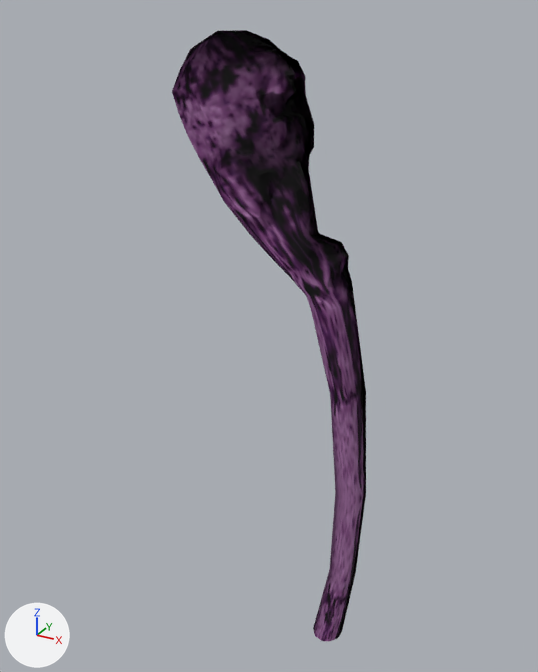
The glTF model public/assets/goldens/ps2_save-icons_silent-hill-4.glb: old version first, new version second.
Before and after are seen from a 50 mm camera at (1.65, -4.13, 4.45) aimed at (-0.69, 0.12, 2.32). Arrows for +X, +Y and +Z are at lower left; the lights stay in place. The picture after the commit comes second. Where no turn or scale is listed for an object, it has been applied to the vertices.

The first picture shows 'static.ico'.
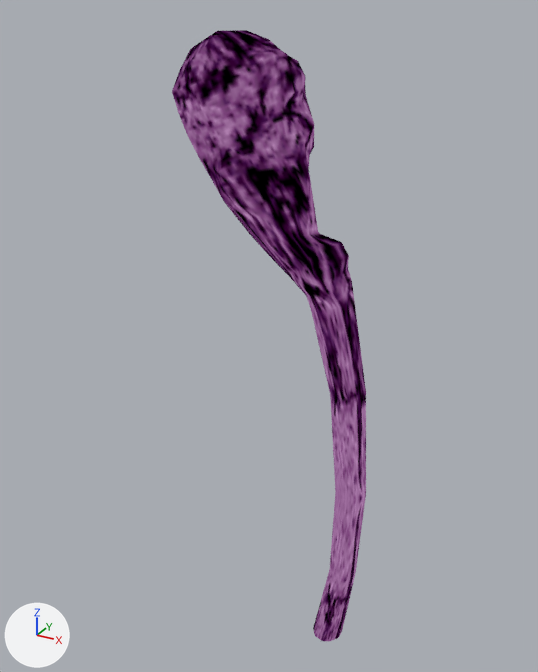
The change, as a diff of the scene's bpy script:
```diff
--- a/public/assets/goldens/ps2_save-icons_silent-hill-4.glb.py
+++ b/public/assets/goldens/ps2_save-icons_silent-hill-4.glb.py
@@ mat_ps2_icon @@
 mat_ps2_icon = bpy.data.materials.new('ps2-icon')
-# nodes: BsdfPrincipled, Mix, OutputMaterial, TexImage, VertexColor
+# nodes: BsdfTransparent, Emission, LightPath, Mix, MixShader, OutputMaterial, TexImage, VertexColor
 # uses the picture img_static_ico
```

Where the change shows, as pixel boxes (x1, y1, x2, y2) in the pictures (538 x 672 px):
'static.ico', recoloured (lighter)
    both: (172, 30, 366, 642)
